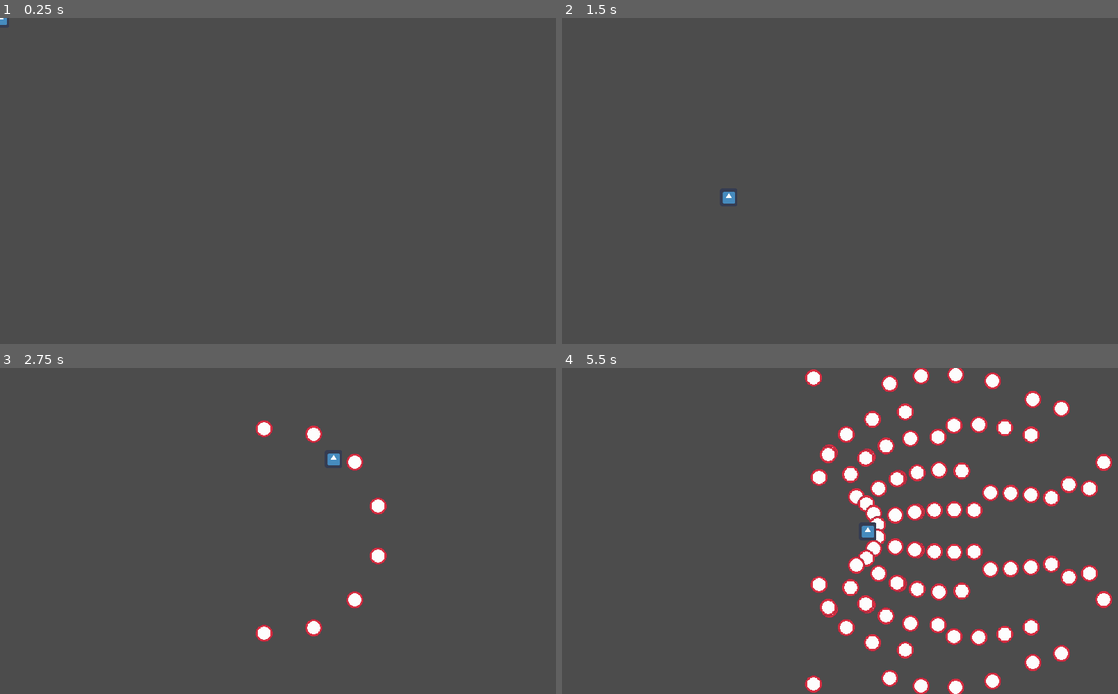
Above: before the commit, frames 1-4 (two rows, left to right).
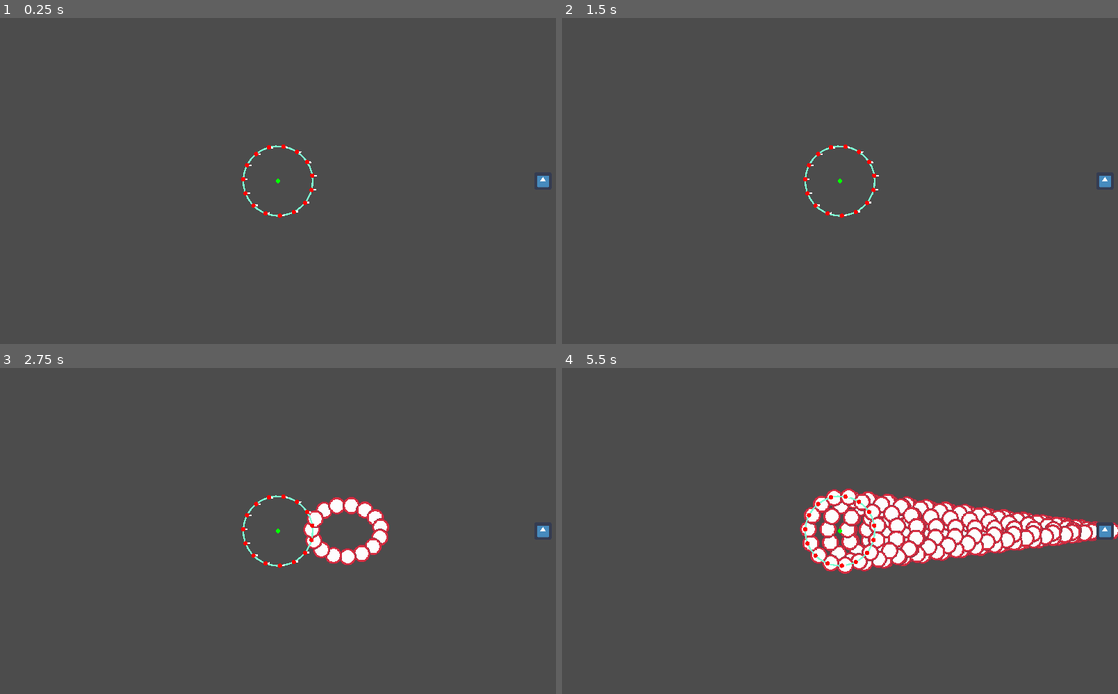
Above: after the commit, the same moments.

Repository: flimsy-window/gebs
Game: Godot game, scene res://scenes/test_scene.tscn
Two runs of this game, one before a commit and one after it. Both use one fixed random seed, a clock stepped at 60 frames per second and the inputs below. The engine's default icon, where the game draws it, is replaced by a stand-in: a white triangle on a blue panel in a dark square.
Inputs (mouse positions are in pixels of both pictures, inside the frame that each line leads up to):
- Up to frame 1 (0.25 s): no input
- Up to frame 2 (1.5 s): tap Enter at 0.5 s; move the mouse to (962, 164) at 0.52 s; press the mouse at (962, 164) at 0.53 s; tap Space at 1.25 s; move the mouse to (728, 197) at 1.27 s; release the mouse at (728, 197) at 1.28 s; click (728, 197) at 1.35 s
- Up to frame 3 (2.75 s): tap Enter at 2 s; move the mouse to (333, 459) at 2.02 s; hold Middle mouse button (MIDDLE_CLICK) from 2.03 s (still down); click (333, 459) at 2.3 s
- Up to frame 4 (5.5 s): move the mouse to (812, 596) at 2.77 s; release Middle mouse button (MIDDLE_CLICK) at 2.78 s; right-click (812, 596) at 2.85 s; click (812, 596) at 3.05 s; move the mouse to (1006, 579) at 3.52 s; press the mouse at (1006, 579) at 3.53 s; tap Escape (ui_cancel) at 4.15 s; move the mouse to (673, 482) at 4.27 s; release the mouse at (673, 482) at 4.28 s; click (673, 482) at 4.35 s; move the mouse to (867, 531) at 5.02 s; hold Middle mouse button (MIDDLE_CLICK) from 5.03 s (still down); click (867, 531) at 5.3 s

The runs differ from the first frame. In frame 1, 0.4% of the frame differs, in the area x 0-99%, y 0-62%; in frame 2, 0.5%; in frame 3, 3.0%; in frame 4, 17%, in the area x 42-100%, y 0-100%.

Commit message:
Fix local bullet retain.

Diff:
--- a/scenes/test_scene.tscn
+++ b/scenes/test_scene.tscn
@@ -11,83 +11,349 @@
 [sub_resource type="CircleShape2D" id=1]
 radius = 32.0
 
-[sub_resource type="Animation" id=3]
+[sub_resource type="Animation" id=2]
 resource_name = "demo"
-length = 30.0
+length = 90.0
+step = 0.05
 tracks/0/type = "value"
-tracks/0/path = NodePath("bullet_spawner:spawn_mode")
+tracks/0/path = NodePath("bullet_spawner:point_count")
 tracks/0/interp = 1
 tracks/0/loop_wrap = true
 tracks/0/imported = false
 tracks/0/enabled = true
 tracks/0/keys = {
-"times": PoolRealArray( 0 ),
-"transitions": PoolRealArray( 1 ),
-"update": 1,
-"values": [ 0 ]
+"times": PoolRealArray( 0, 11, 33 ),
+"transitions": PoolRealArray( 1, 1, 1 ),
+"update": 1,
+"values": [ 8, 5, 15 ]
 }
 tracks/1/type = "value"
-tracks/1/path = NodePath("bullet_spawner:arc_width_degrees")
+tracks/1/path = NodePath("bullet_spawner:spawn_mode")
 tracks/1/interp = 1
 tracks/1/loop_wrap = true
 tracks/1/imported = false
 tracks/1/enabled = true
 tracks/1/keys = {
-"times": PoolRealArray( 0, 2, 5, 6.5 ),
-"transitions": PoolRealArray( 1, 1, 1, 1 ),
-"update": 0,
-"values": [ 110.0, 360.0, 360.0, 180.0 ]
-}
-tracks/2/type = "value"
-tracks/2/path = NodePath("bullet_spawner:bullet_angle")
+"times": PoolRealArray( 0, 4, 6, 33, 41 ),
+"transitions": PoolRealArray( 1, 1, 1, 1, 1 ),
+"update": 1,
+"values": [ 0, 1, 2, 0, 1 ]
+}
+tracks/2/type = "method"
+tracks/2/path = NodePath("Timer")
 tracks/2/interp = 1
 tracks/2/loop_wrap = true
 tracks/2/imported = false
 tracks/2/enabled = true
 tracks/2/keys = {
-"times": PoolRealArray( 0, 3.5, 4, 4.5, 5.5, 6.5, 7 ),
-"transitions": PoolRealArray( 1, 1, 1, 1, 1e+06, 1, 1 ),
-"update": 0,
-"values": [ 0.0, 0.0, -179.9, -179.9, 179.9, 0.0, 0.0 ]
+"times": PoolRealArray( 0, 3.75, 4, 5.75, 6, 7.75, 8, 8.75, 9, 10.75, 11, 12.25, 12.5, 18, 33, 36.75 ),
+"transitions": PoolRealArray( 1, 1, 1, 1, 1, 1, 1, 1, 1, 1, 1, 1, 1, 1, 1, 1 ),
+"values": [ {
+"args": [ -1 ],
+"method": "start"
+}, {
+"args": [  ],
+"method": "stop"
+}, {
+"args": [ -1 ],
+"method": "start"
+}, {
+"args": [  ],
+"method": "stop"
+}, {
+"args": [ -1 ],
+"method": "start"
+}, {
+"args": [  ],
+"method": "stop"
+}, {
+"args": [ -1 ],
+"method": "start"
+}, {
+"args": [  ],
+"method": "stop"
+}, {
+"args": [ -1 ],
+"method": "start"
+}, {
+"args": [  ],
+"method": "stop"
+}, {
+"args": [ -1 ],
+"method": "start"
+}, {
+"args": [  ],
+"method": "stop"
+}, {
+"args": [ -1 ],
+"method": "start"
+}, {
+"args": [  ],
+"method": "stop"
+}, {
+"args": [ -1 ],
+"method": "start"
+}, {
+"args": [  ],
+"method": "stop"
+} ]
 }
 tracks/3/type = "value"
-tracks/3/path = NodePath("bullet_spawner:arc_rotation_degrees")
+tracks/3/path = NodePath("bullet_spawner:arc_width_degrees")
 tracks/3/interp = 1
 tracks/3/loop_wrap = true
 tracks/3/imported = false
 tracks/3/enabled = true
 tracks/3/keys = {
-"times": PoolRealArray( 0, 2.5, 3.5, 5, 5.6, 6.5 ),
-"transitions": PoolRealArray( 1, 1, 1, 1, 1, 1 ),
-"update": 0,
-"values": [ 0.0, 0.0, 45.0, 0.0, 0.0, 360.0 ]
+"times": PoolRealArray( 0, 0.5, 1.5, 2.5, 3.45, 8, 9 ),
+"transitions": PoolRealArray( 1, 1, 1, 1, 1, 1, 1 ),
+"update": 0,
+"values": [ 110.0, 110.0, 360.0, 360.0, 110.0, 110.0, 360.0 ]
 }
 tracks/4/type = "value"
-tracks/4/path = NodePath("bullet_spawner:point_count")
+tracks/4/path = NodePath("bullet_spawner:arc_rotation_degrees")
 tracks/4/interp = 1
 tracks/4/loop_wrap = true
 tracks/4/imported = false
 tracks/4/enabled = true
 tracks/4/keys = {
-"times": PoolRealArray( 0 ),
-"transitions": PoolRealArray( 1 ),
-"update": 1,
-"values": [ 8 ]
+"times": PoolRealArray( 0, 1.5, 2.5, 3.45, 9, 11, 15.95, 18, 18.5, 21, 22, 23, 25, 41.25, 43 ),
+"transitions": PoolRealArray( 1, 1, 1, 1, 1, 1e+06, 1, 1e+06, 1e+06, 1, 1, 1, 1e+06, 1, 1 ),
+"update": 0,
+"values": [ 0.0, 0.0, 180.0, 0.0, 0.0, 90.0, 90.0, 180.0, -252.0, -252.0, -115.0, -115.0, 102.0, -360.0, 360.0 ]
 }
 tracks/5/type = "value"
-tracks/5/path = NodePath("bullet_spawner:rotation_speed")
+tracks/5/path = NodePath("bullet_spawner:line_angle")
 tracks/5/interp = 1
 tracks/5/loop_wrap = true
 tracks/5/imported = false
 tracks/5/enabled = true
 tracks/5/keys = {
-"times": PoolRealArray( 0, 5.6 ),
-"transitions": PoolRealArray( 1, 1 ),
-"update": 1,
-"values": [ 0.0, 4.0 ]
-}
-
-[sub_resource type="Animation" id=2]
+"times": PoolRealArray( 0, 4.5, 5.5, 6, 8, 9, 28, 30, 41 ),
+"transitions": PoolRealArray( 1, 1, 1, 1, 1, 1e+06, 1, 1, 1 ),
+"update": 0,
+"values": [ 0.0, 0.0, 90.0, 90.0, 270.0, 360.0, 360.0, 0.0, 0.0 ]
+}
+tracks/6/type = "value"
+tracks/6/path = NodePath("bullet_spawner:line_point_count")
+tracks/6/interp = 1
+tracks/6/loop_wrap = true
+tracks/6/imported = false
+tracks/6/enabled = true
+tracks/6/keys = {
+"times": PoolRealArray( 0, 11, 18.5, 41 ),
+"transitions": PoolRealArray( 1, 1, 1, 1 ),
+"update": 1,
+"values": [ 2, 4, 10, 4 ]
+}
+tracks/7/type = "value"
+tracks/7/path = NodePath("bullet_spawner:bullet_angle")
+tracks/7/interp = 1
+tracks/7/loop_wrap = true
+tracks/7/imported = false
+tracks/7/enabled = true
+tracks/7/keys = {
+"times": PoolRealArray( 0, 12.5, 13.5, 15.5, 18.75, 19.75, 30.5, 33, 41 ),
+"transitions": PoolRealArray( 1, 1, 1, 1e+06, 1, 1, 1e+06, 1, 1 ),
+"update": 0,
+"values": [ 0.0, 0.0, 45.0, -45.0, 0.0, -179.9, 0.0, 45.0, 0.0 ]
+}
+tracks/8/type = "value"
+tracks/8/path = NodePath("bullet_spawner:line_mode")
+tracks/8/interp = 1
+tracks/8/loop_wrap = true
+tracks/8/imported = false
+tracks/8/enabled = true
+tracks/8/keys = {
+"times": PoolRealArray( 0, 16, 18.5 ),
+"transitions": PoolRealArray( 1, 1, 1 ),
+"update": 1,
+"values": [ 0, 1, 0 ]
+}
+tracks/9/type = "value"
+tracks/9/path = NodePath("bullet_spawner:line_length")
+tracks/9/interp = 1
+tracks/9/loop_wrap = true
+tracks/9/imported = false
+tracks/9/enabled = true
+tracks/9/keys = {
+"times": PoolRealArray( 0, 9, 18.5, 41 ),
+"transitions": PoolRealArray( 1, 1, 1, 1 ),
+"update": 1,
+"values": [ 200, 100, 390, 100 ]
+}
+tracks/10/type = "value"
+tracks/10/path = NodePath("bullet_spawner:global_bullet_angle")
+tracks/10/interp = 1
+tracks/10/loop_wrap = true
+tracks/10/imported = false
+tracks/10/enabled = true
+tracks/10/keys = {
+"times": PoolRealArray( 0, 18.5, 30, 37, 39, 41 ),
+"transitions": PoolRealArray( 1, 1, 1, 1, 1, 1 ),
+"update": 1,
+"values": [ false, true, false, true, false, false ]
+}
+tracks/11/type = "method"
+tracks/11/path = NodePath("bullet_spawner")
+tracks/11/interp = 1
+tracks/11/loop_wrap = true
+tracks/11/imported = false
+tracks/11/enabled = true
+tracks/11/keys = {
+"times": PoolRealArray( 18.75, 19.75, 20.5, 31.5, 37.25, 38.25, 39.15, 40.25, 41.25, 41.5, 41.75, 42, 42.25, 42.5, 42.75, 43, 43.25 ),
+"transitions": PoolRealArray( 1, 1, 1, 1, 1, 1, 1, 1, 1, 1, 1, 1, 1, 1, 1, 1, 1 ),
+"values": [ {
+"args": [  ],
+"method": "spawn_bullet"
+}, {
+"args": [  ],
+"method": "spawn_bullet"
+}, {
+"args": [  ],
+"method": "spawn_bullet"
+}, {
+"args": [  ],
+"method": "spawn_bullet"
+}, {
+"args": [  ],
+"method": "spawn_bullet"
+}, {
+"args": [  ],
+"method": "spawn_bullet"
+}, {
+"args": [  ],
+"method": "spawn_bullet"
+}, {
+"args": [  ],
+"method": "spawn_bullet"
+}, {
+"args": [  ],
+"method": "spawn_bullet"
+}, {
+"args": [  ],
+"method": "spawn_bullet"
+}, {
+"args": [  ],
+"method": "spawn_bullet"
+}, {
+"args": [  ],
+"method": "spawn_bullet"
+}, {
+"args": [  ],
+"method": "spawn_bullet"
+}, {
+"args": [  ],
+"method": "spawn_bullet"
+}, {
+"args": [  ],
+"method": "spawn_bullet"
+}, {
+"args": [  ],
+"method": "spawn_bullet"
+}, {
+"args": [  ],
+"method": "spawn_bullet"
+} ]
+}
+tracks/12/type = "value"
+tracks/12/path = NodePath("bullet_spawner:local_bullets")
+tracks/12/interp = 1
+tracks/12/loop_wrap = true
+tracks/12/imported = false
+tracks/12/enabled = true
+tracks/12/keys = {
+"times": PoolRealArray( 0, 20.5, 30.5, 31.25, 32.5, 41, 44 ),
+"transitions": PoolRealArray( 1, 1, 1, 1, 1, 1, 1 ),
+"update": 1,
+"values": [ false, true, false, true, false, true, false ]
+}
+tracks/13/type = "value"
+tracks/13/path = NodePath("bullet_spawner:VISUAL")
+tracks/13/interp = 1
+tracks/13/loop_wrap = true
+tracks/13/imported = false
+tracks/13/enabled = true
+tracks/13/keys = {
+"times": PoolRealArray( 0, 20.5, 33 ),
+"transitions": PoolRealArray( 1, 1, 1 ),
+"update": 1,
+"values": [ true, false, true ]
+}
+tracks/14/type = "value"
+tracks/14/path = NodePath("bullet_spawner:point_curve")
+tracks/14/interp = 1
+tracks/14/loop_wrap = true
+tracks/14/imported = false
+tracks/14/enabled = true
+tracks/14/keys = {
+"times": PoolRealArray( 0, 22, 23, 25, 26 ),
+"transitions": PoolRealArray( 1, 1, 1, 1, 1.51572 ),
+"update": 0,
+"values": [ 1.0, 1.0, 0.014, 2.07, 1.0 ]
+}
+tracks/15/type = "value"
+tracks/15/path = NodePath("bullet_spawner:local_release_mode")
+tracks/15/interp = 1
+tracks/15/loop_wrap = true
+tracks/15/imported = false
+tracks/15/enabled = true
+tracks/15/keys = {
+"times": PoolRealArray( 0, 32.15, 41 ),
+"transitions": PoolRealArray( 1, 1, 1 ),
+"update": 1,
+"values": [ 0, 1, 0 ]
+}
+tracks/16/type = "value"
+tracks/16/path = NodePath("bullet_spawner:rand_bullet_angle_mode")
+tracks/16/interp = 1
+tracks/16/loop_wrap = true
+tracks/16/imported = false
+tracks/16/enabled = true
+tracks/16/keys = {
+"times": PoolRealArray( 0, 33, 41 ),
+"transitions": PoolRealArray( 1, 1, 1 ),
+"update": 1,
+"values": [ 1, -1, 1 ]
+}
+tracks/17/type = "value"
+tracks/17/path = NodePath("bullet_spawner:rand_spawn_points")
+tracks/17/interp = 1
+tracks/17/loop_wrap = true
+tracks/17/imported = false
+tracks/17/enabled = true
+tracks/17/keys = {
+"times": PoolRealArray( 0, 35, 37 ),
+"transitions": PoolRealArray( 1, 1, 1 ),
+"update": 1,
+"values": [ false, true, false ]
+}
+tracks/18/type = "value"
+tracks/18/path = NodePath("bullet_spawner:aim_mode")
+tracks/18/interp = 1
+tracks/18/loop_wrap = true
+tracks/18/imported = false
+tracks/18/enabled = true
+tracks/18/keys = {
+"times": PoolRealArray( 0, 37, 41 ),
+"transitions": PoolRealArray( 1, 1, 1 ),
+"update": 1,
+"values": [ 0, 1, 0 ]
+}
+tracks/19/type = "value"
+tracks/19/path = NodePath("Control/Label:text")
+tracks/19/interp = 1
+tracks/19/loop_wrap = true
+tracks/19/imported = false
+tracks/19/enabled = true
+tracks/19/keys = {
+"times": PoolRealArray( 0, 4, 6, 12.5, 16, 18.5, 20.5, 22, 28, 30.5, 31.25, 33, 35, 37, 39.15, 41 ),
+"transitions": PoolRealArray( 1, 1, 1, 1, 1, 1, 1, 1, 1, 1, 1, 1, 1, 1, 1, 1 ),
+"update": 1,
+"values": [ "SpawnMode: Radial", "SpawnMode: Line", "SpawnMode: MultiLine", "Adjust BulletAngle", "LineMode: End", "GlobalBulletDirection", "Local Bullets", "Adjust point distribution curve", "Adjust LineAngle", "LocalReleaseMode: Radial", "LocalReleaseMode: Line", "RandBulletAngle", "RandSpawnPoint + RandBulletAngle", "AimMode: Target + GlobalBulletDirection", "AimMode: Target", "Retain LocalBullets" ]
+}
+
+[sub_resource type="Animation" id=3]
 tracks/0/type = "value"
 tracks/0/path = NodePath("bullet_spawner:point_count")
 tracks/0/interp = 1
@@ -153,17 +419,21 @@
 __meta__ = {
 "_edit_group_": true
 }
-VISUAL = false
 bullet_container = NodePath("../bullet_container")
 bullet_res = ExtResource( 2 )
-pool_size = 800
-point_count = 5
-spawn_mode = 2
+pool_size = 1000
+point_count = 15
+local_release_mode = 1
+aim_mode = 1
 line_point_count = 10
-line_length = 400
+line_length = 390
 arc_width_degrees = 360.0
+arc_rotation_degrees = 102.0
+bullet_angle = 10.4062
+rand_bullet_angle_mode = -1
 
 [node name="target" type="Sprite" parent="."]
+position = Vector2( 1000, 300 )
 scale = Vector2( 0.5, 0.5 )
 texture = ExtResource( 4 )
 script = ExtResource( 3 )
@@ -182,13 +452,34 @@
 [node name="Tween" type="Tween" parent="target"]
 
 [node name="AnimationPlayer" type="AnimationPlayer" parent="."]
-anims/demo = SubResource( 3 )
-anims/star = SubResource( 2 )
+anims/demo = SubResource( 2 )
+anims/star = SubResource( 3 )
 
 [node name="Timer" type="Timer" parent="."]
 wait_time = 0.2
 script = ExtResource( 7 )
 
+[node name="Control" type="Control" parent="."]
+anchor_right = 1.0
+anchor_bottom = 1.0
+margin_right = 1024.0
+margin_bottom = 600.0
+__meta__ = {
+"_edit_use_anchors_": false
+}
+
+[node name="Label" type="Label" parent="Control"]
+margin_top = 16.0
+margin_right = 1024.0
+margin_bottom = 30.0
+custom_colors/font_color_shadow = Color( 0, 0, 0, 1 )
+custom_constants/shadow_offset_x = 1
+custom_constants/shadow_offset_y = 1
+align = 1
+__meta__ = {
+"_edit_use_anchors_": false
+}
+
 [connection signal="area_shape_entered" from="target/Area2D" to="target" method="_on_area_shape_entered"]
+[connection signal="timeout" from="Timer" to="Timer" method="_timeout"]
 [connection signal="timeout" from="Timer" to="bullet_spawner" method="spawn_bullet"]
-[connection signal="timeout" from="Timer" to="Timer" method="_timeout"]
--- a/scripts/bullet_spawner_class.gd
+++ b/scripts/bullet_spawner_class.gd
@@ -72,10 +72,7 @@
 		calculate_bullet_spawn_points()
 		var idx: = 0
 		for bullet in local_pool:
-			if idx > spawn_points.size() - 1:
-				bullet.is_local = false
-				bullet.reallocate()
-			else:
+			if idx <= spawn_points.size() - 1:
 				var pos: Vector2 = spawn_points[idx]
 				bullet.position = pos + global_position
 			idx += 1
--- a/scripts/for_testing/main.gd
+++ b/scripts/for_testing/main.gd
@@ -9,4 +9,7 @@
 func _input(event):
 	if event.is_action_pressed("LEFT_CLICK"):
 		$AnimationPlayer.stop(true)
+		yield(get_tree().create_timer(10.0), "timeout")
 		$AnimationPlayer.play("demo")
+	if event.is_action_pressed("ui_cancel"):
+		$AnimationPlayer.stop(true)
--- a/scripts/for_testing/target.gd
+++ b/scripts/for_testing/target.gd
@@ -2,8 +2,8 @@
 
 onready var tween: = $Tween as Tween
 
-func _physics_process(delta):
-	global_position = get_global_mouse_position()
+#func _physics_process(delta):
+#	global_position = get_global_mouse_position()
 
 func hit():
 	tween.interpolate_property(	self, "modulate", Color.red, Color.white, .5,
